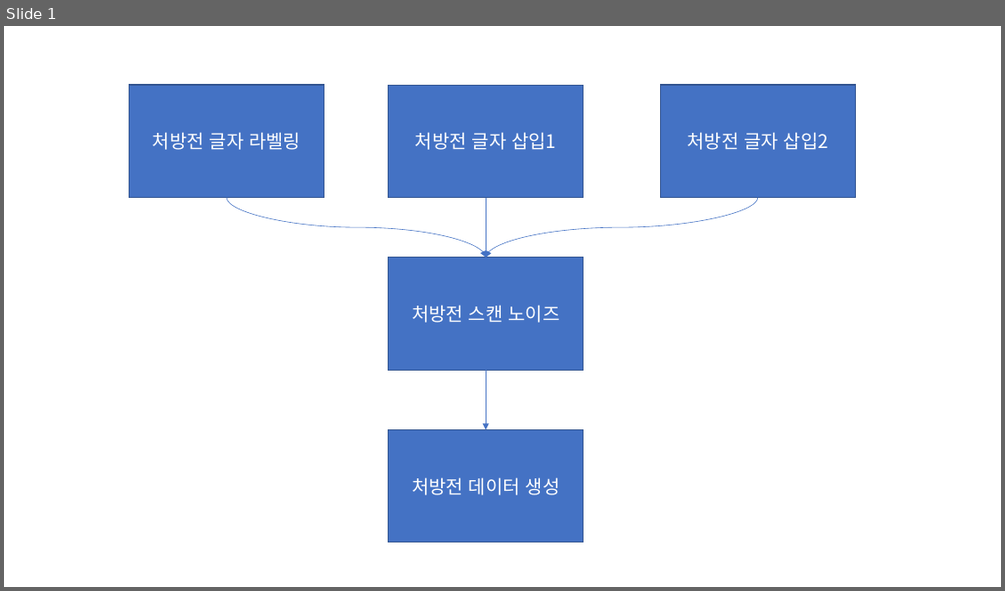
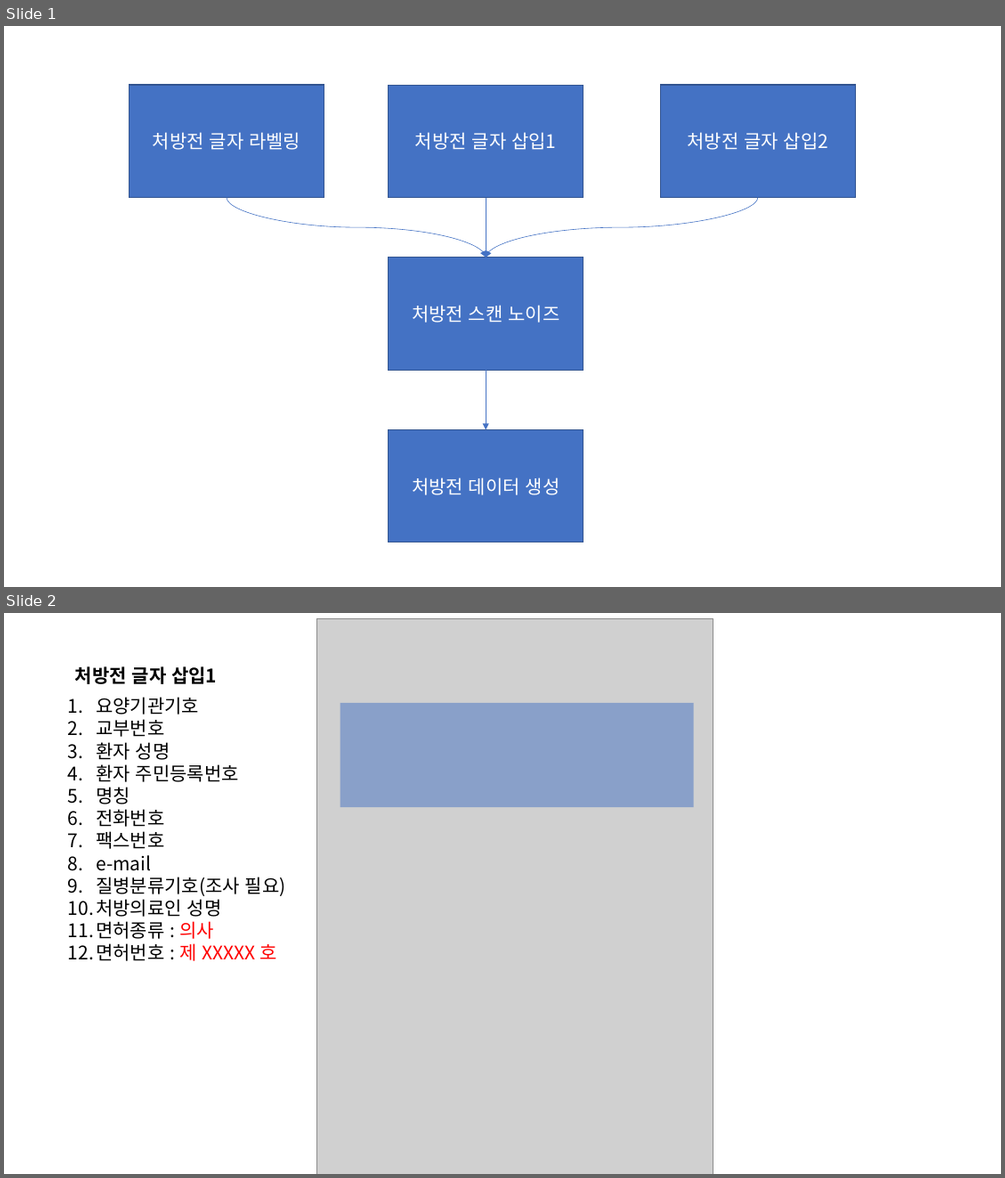
Before and after one commit to GoX2Maker/YearDeam_MAKE, a slide deck: 1.data/2.documents/OCR 처방전.pptx. Shown one above the other, each under a label of ours: slide 1 before the commit, slides 1 and 2 after it. The pictures are 1005x591 and 1005x1178 pixels, drawn with LibreOffice and Linux fonts; fonts in the diff are those of the drawing; grey boxes stand for pictures. Boxes give left, top, right and bottom in pixels: in the first picture for what was removed or moved away, otherwise in the second. Text is boxed around its words. In the diff, an @@ line names an element or a change of style, - is before the commit and + after.

```diff
--- a/1.data/2.documents/OCR 처방전.pptx
+++ b/1.data/2.documents/OCR 처방전.pptx
@@ slide 2 added at box(4, 613, 1001, 1174), background #FFFFFF @@
@@ picture added at box(316, 619, 713, 1174) @@
@@ text added at box(75, 666, 217, 684), 18 pt, text #000000, bold @@
+처방전 글자 삽입1
@@ text added at box(96, 697, 286, 961), 18 pt, text #000000 @@
+1. 요양기관기호
+2. 교부번호
+3. 환자 성명
+4. 환자 주민등록번호
+5. 명칭
+6. 전화번호
+7. 팩스번호
+8. e-mail
+9. 질병분류기호(조사 필요)
+10. 처방의료인 성명
+11. 면허종류 : 의사
+12. 면허번호 : 제 XXXXX 호
@@ rectangle added at box(340, 703, 694, 807), fill #4472C4 at 50% opacity @@
```
Also in this commit, not shown: 1 other slide added.
